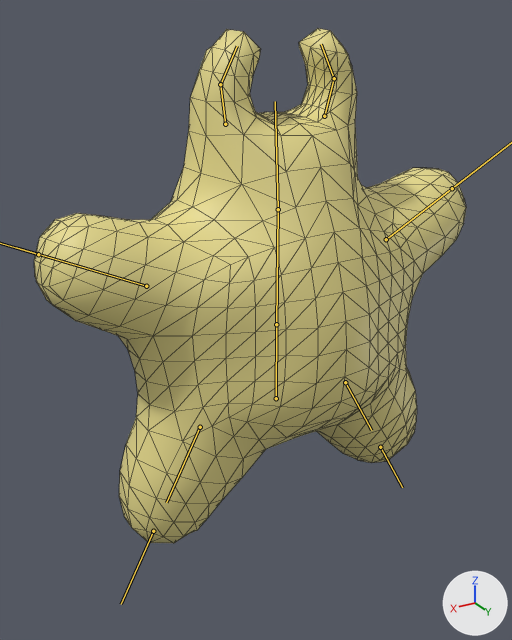
What one commit did to the glTF model Models/munchmes/torpejo.glb.
Both versions are drawn from a camera (50 mm lens) standing at (2.09, 3.24, 1.68) and looking at (0.16, 0.02, 0.08). Lighting does not change. The marker at lower right points along +X, +Y and +Z. The bones that bend it are drawn over the model as lines. Mesh edges are drawn as thin lines.

The first picture shows 'Body'.
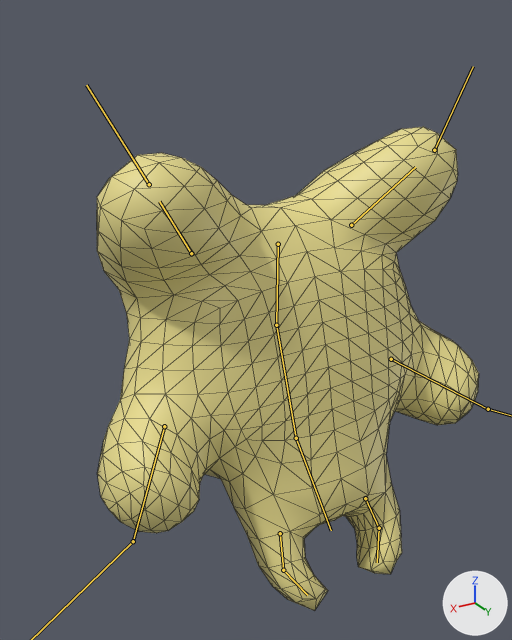
The newer file adds an action. The first version stands in its rest pose; the second is drawn at frame 6 of the action 'Run-loop'.

Location of each change, [x1, y1, x2, y2] in pixels of the pictures (512 x 640 px):
'Body', posed (12% narrower, 6% shorter): before [34, 28, 466, 543]; after [97, 127, 479, 611]
bone 'Root', root to tip: before (276, 398) to (276, 324); after (278, 244) to (276, 325)
bone 'Torso', root to tip: before (276, 324) to (278, 209); after (276, 325) to (296, 438)
bone 'Head', root to tip: before (278, 209) to (275, 101); after (296, 438) to (331, 530)
bone 'Arm.R', root to tip: before (386, 239) to (463, 179); after (391, 359) to (489, 410)
bone 'Arm.L', root to tip: before (146, 286) to (16, 247); after (164, 426) to (132, 543)
bone 'Leg.R', root to tip: before (345, 382) to (371, 430); after (351, 225) to (415, 167)
bone 'Leg.L', root to tip: before (200, 427) to (166, 502); after (191, 253) to (159, 201)

The edits, one by one:
Bone 'Root' (bone_root) moves from (0.0, 0.0, 0.0) to (0.0, 0.995, 0.0).
Bone 'Root' (bone_root) turns from (0, 0, 0) to (180, 0, 0) degrees about its own x, y and z.
Bone 'Torso' (bone_torso) turns from (0, 0, 0) to (-19, 0, 0) degrees about its own x, y and z.
Bone 'Head' (bone_head) turns from (0, 0, 0) to (-18, 0, 0) degrees about its own x, y and z.
Bone 'Arm.R' (bone_arm_r) turns from (0, 0, 0) to (-35, 5, 15) degrees about its own x, y and z.
Bone 'Arm.L' (bone_arm_l) turns from (0, 0, 0) to (-35, -5, -15) degrees about its own x, y and z.
Bone 'Leg.R' (bone_leg_r) turns from (0, 0, 0) to (-28, 2, 6) degrees about its own x, y and z.
Bone 'Leg.L' (bone_leg_l) turns from (0, 0, 0) to (-28, -2, -6) degrees about its own x, y and z.
